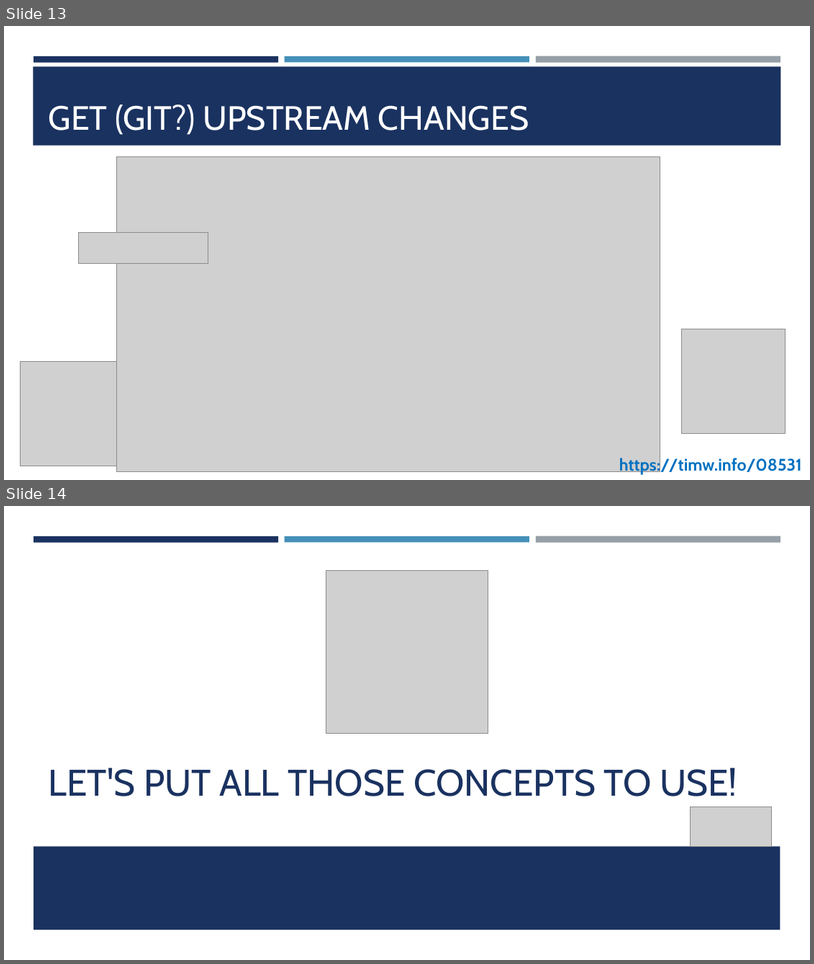
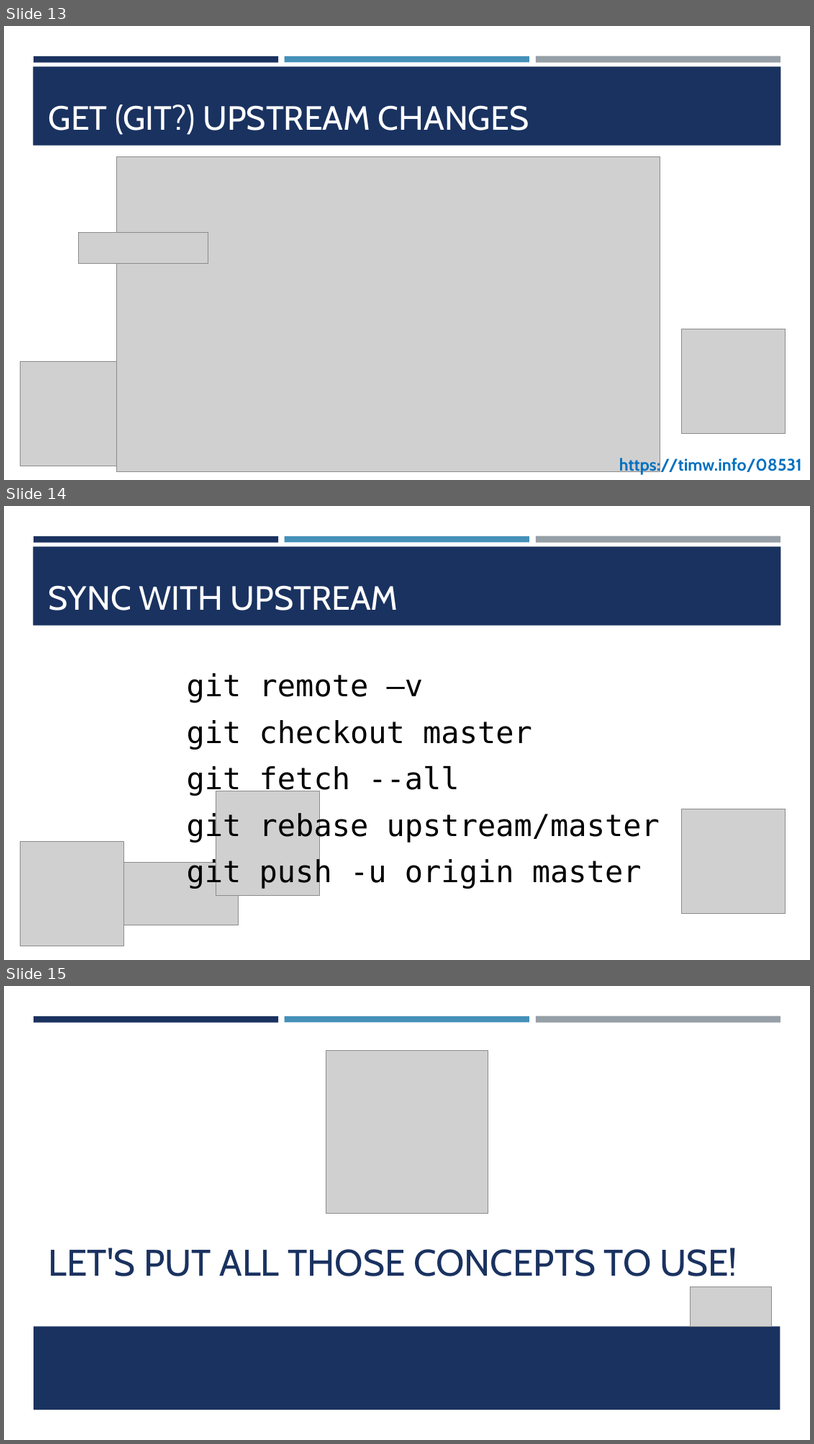
Before and after one commit to timothywarner/summer2019, a slide deck: psh on the river 2019/warner-github-2019.pptx. Shown one above the other, each under a label of ours: slides 13 and 14 before the commit, slides 13, 14 and 15 after it. The pictures are 814x964 and 814x1444 pixels, drawn with LibreOffice and Linux fonts; fonts in the diff are those of the drawing; grey boxes stand for pictures; background and template pictures are left out. Boxes give left, top, right and bottom in pixels: in the first picture for what was removed or moved away, otherwise in the second. Text is boxed around its words. In the diff, an @@ line names an element or a change of style, - is before the commit and + after.

```diff
--- a/psh on the river 2019/warner-github-2019.pptx
+++ b/psh on the river 2019/warner-github-2019.pptx
@@ slide 14 added at bbox=[4, 506, 810, 960], background #FFFFFF; not listed: 4 template elements that a slide beside it also shows @@
@@ title added at bbox=[49, 585, 399, 610], 40 pt, text #FFFFFF @@
+SYNC WITH UPSTREAM
@@ text added at bbox=[187, 673, 660, 888], 36 pt, text #000000 @@
+git remote –v
+git checkout master
+git fetch --all
+git rebase upstream/master
+git push -u origin master
@@ picture added at bbox=[216, 791, 320, 896] @@
@@ picture added at bbox=[682, 809, 786, 914] @@
@@ picture added at bbox=[21, 841, 124, 946] @@
@@ picture added at bbox=[29, 862, 238, 924] @@
@@ what was slide 14 is now slide 15 @@
```
Also in this commit, not shown: 2 other files.
